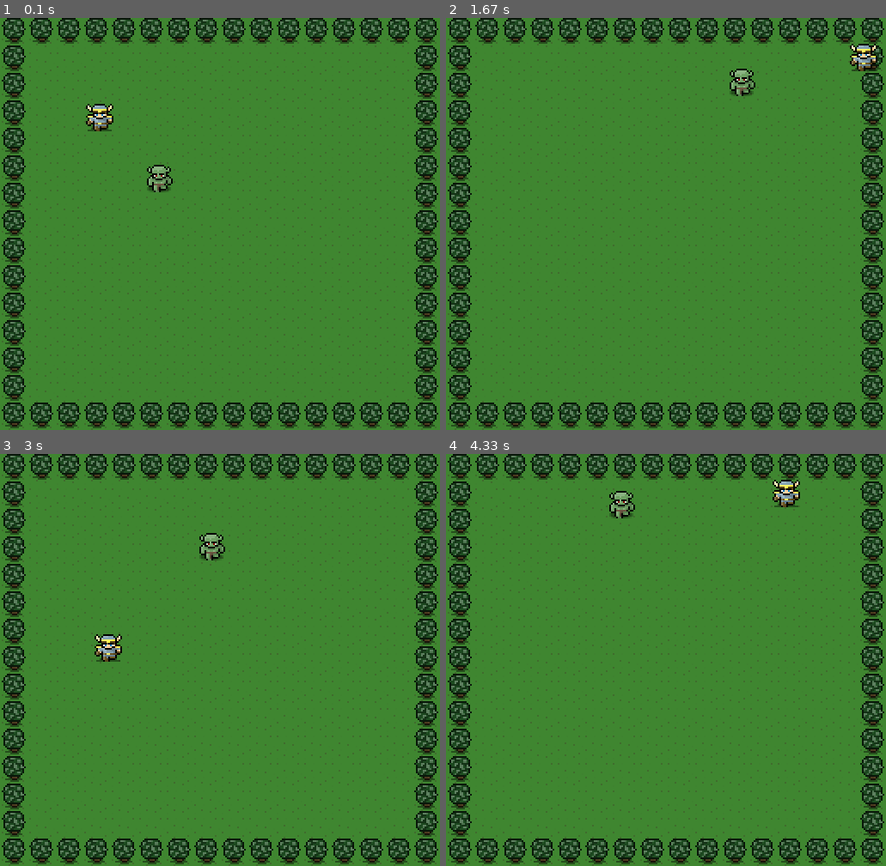
Above: before the commit, frames 1-4 (two rows, left to right).
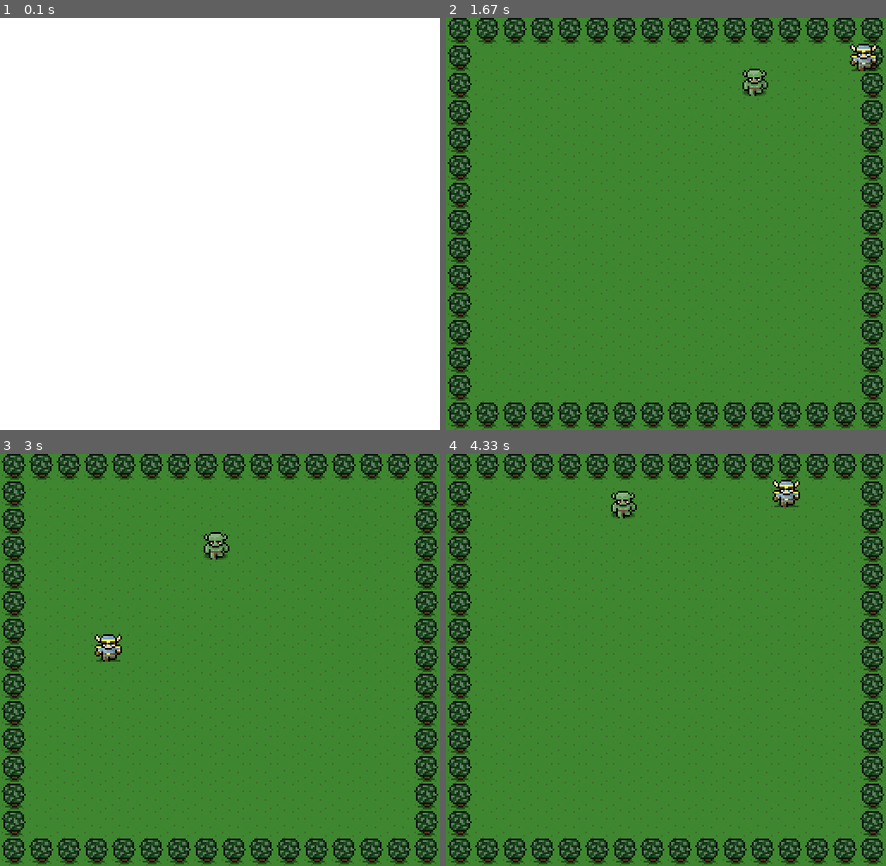
Above: after the commit, the same moments.

Repository: seanmcquaid/pygameshooter
Game: pygame game, started from game.py
Same seed, same stepped clock (60 frames per second), same inputs: the game is played once before the commit and once after it.
Inputs:
- Up to frame 1 (0.1 s): no input
- Up to frame 2 (1.67 s): tap Space at 0.33 s; hold Right 0.67-1.13 s; hold Up 1.17-1.47 s; hold Right from 1.5 s (still down)
- Up to frame 3 (3 s): release Right at 1.97 s; hold Left 2-2.53 s; hold Down 2.57-2.87 s; hold Left from 2.9 s (still down)
- Up to frame 4 (4.33 s): release Left at 3.3 s; hold Up 3.33-3.7 s; hold Right from 3.73 s (still down)

The runs differ from the first frame. In frame 1, 100% of the frame differs, in the area x 0-100%, y 0-100%; in frame 2, 0.5%; in frame 3, 0.3%; in frame 4, 0.2%.

Commit message:
began working on intro screen

Diff:
--- a/game.py
+++ b/game.py
@@ -6,6 +6,8 @@
 
 # 1. include pygame
 import pygame
+import time
+import random
 from Hero import Hero
 from BadGuy import BadGuy
 from Arrow import Arrow
@@ -36,6 +38,10 @@
 arrows = Group()
 
 # ==========VARIABLES FOR OUR GAME ===============
+#intro screen
+white = (255,255,255)
+clock = pygame.time.Clock()
+
 background_image = pygame.image.load('background.png')
 hero_image = pygame.image.load('hero.png')
 goblin_image = pygame.image.load('goblin.png')
@@ -47,6 +53,23 @@
 bg_music.play()
 
 # ======= INTRO SCREEN LOOP =======
+
+def game_intro():
+
+    intro = True
+
+    while intro:
+        for event in pygame.event.get():
+            print(event)
+            if event.type == pygame.KEYDOWN:
+                if (event.key == 32):
+                    intro = False
+
+        pygame_screen.fill(white)
+        pygame.display.update()
+        clock.tick(15)
+
+game_intro()
 
 # ==========MAIN GAME LOOP =============
 game_on = True
@@ -124,6 +147,8 @@
     # if arrow hits badGuys, this will remove both (hence both true)
     arrowHit = groupcollide(arrows, badGuys, True, True)
 
+    # make point counter that increments each time your arrow hits the goblin
+
 
     # make collision between badGuy and goodguy
     heroHit = groupcollide(hero, badGuys, True, True)
